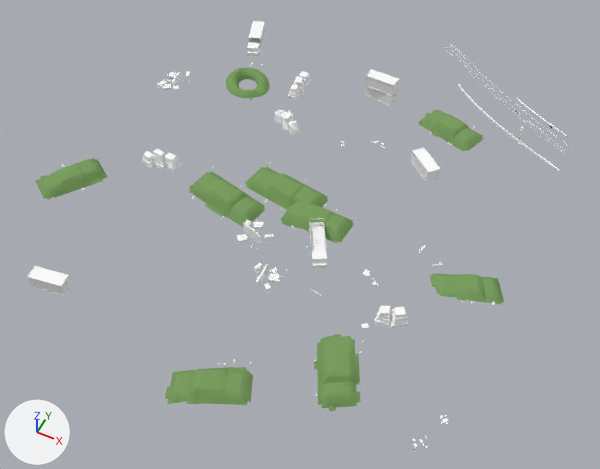
Before and after pictures for a commit that changed the glTF model assets/models/outdoor/outdoor_02.glb.
Before and after are seen from a camera (50 mm lens) standing at (51.0, -91.4, 104.8) and looking at (7.5, -4.3, -4.1). Every picture has the same lights, and +X, +Y and +Z are marked at lower left. The first picture is the older version. Vertices at exactly the same position are counted once.

Names of what the first picture shows: 'gas_station_town'.
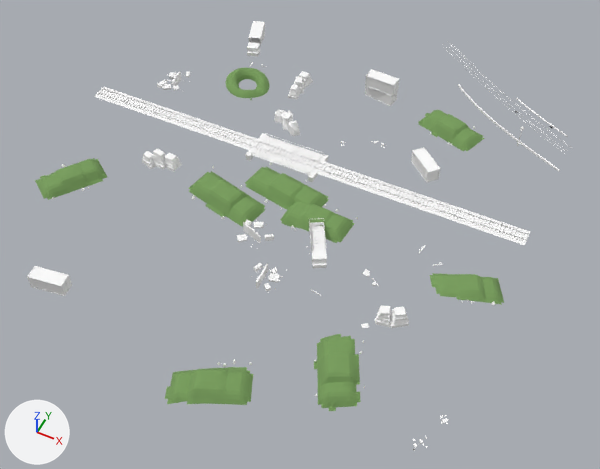
Where the change shows, as pixel boxes [x1, y1, x2, y2] in the pictures (600 x 469 px):
part 1 of me_gas_station_town, added
    after: [94, 87, 530, 246]

The change, as a diff of the scene's bpy script:
```diff
--- a/assets/models/outdoor/outdoor_02.glb.py
+++ b/assets/models/outdoor/outdoor_02.glb.py
@@ me_gas_station_town @@
 # used by ob_gas_station_town; location = (0.0, 0.0, 0.0)
-me_gas_station_town.from_pydata(...)  # 8587 vertices, 13188 faces; spans x -39.7..45.4, y -44.2..46.1, z -2.8..8.3
+me_gas_station_town.from_pydata(...)  # 10307 vertices, 15402 faces; spans x -43.8..45.4, y -44.2..46.1, z -2.8..8.3
+# me_gas_station_town part 1: 1600 vertices added at x -43.8..43.8, y 5.4..12.1, z -1.0..0.8
+# other edits to the shape of me_gas_station_town do not show in these pictures
 me_gas_station_town.materials.append(mat_kit_atlas)
```
